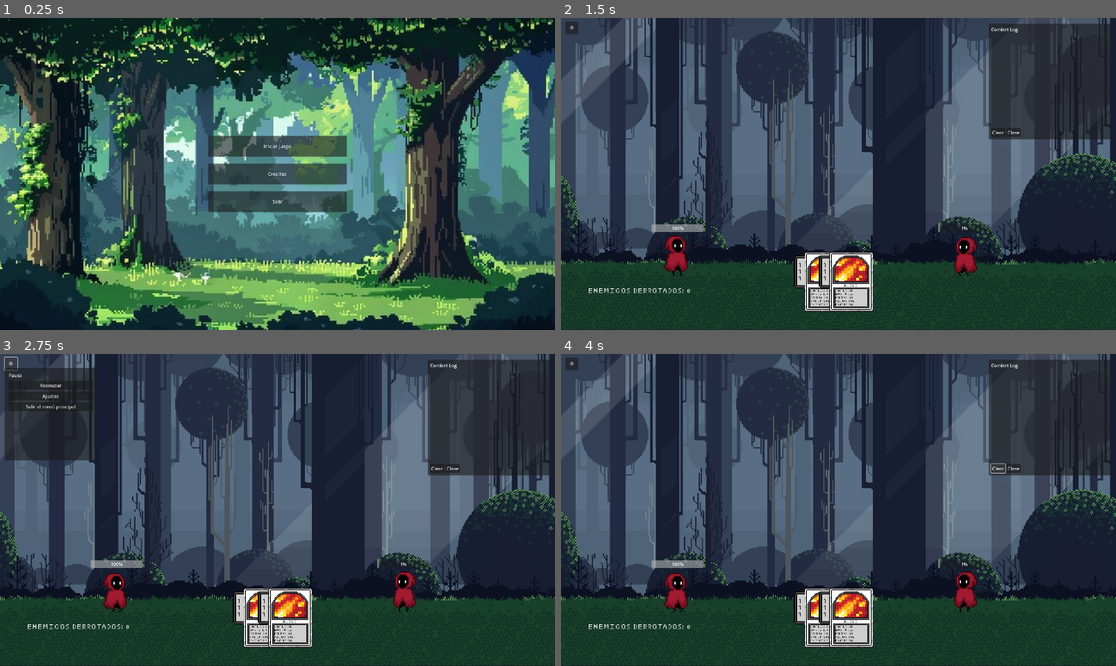
Above: before the commit, frames 1-4 (two rows, left to right).
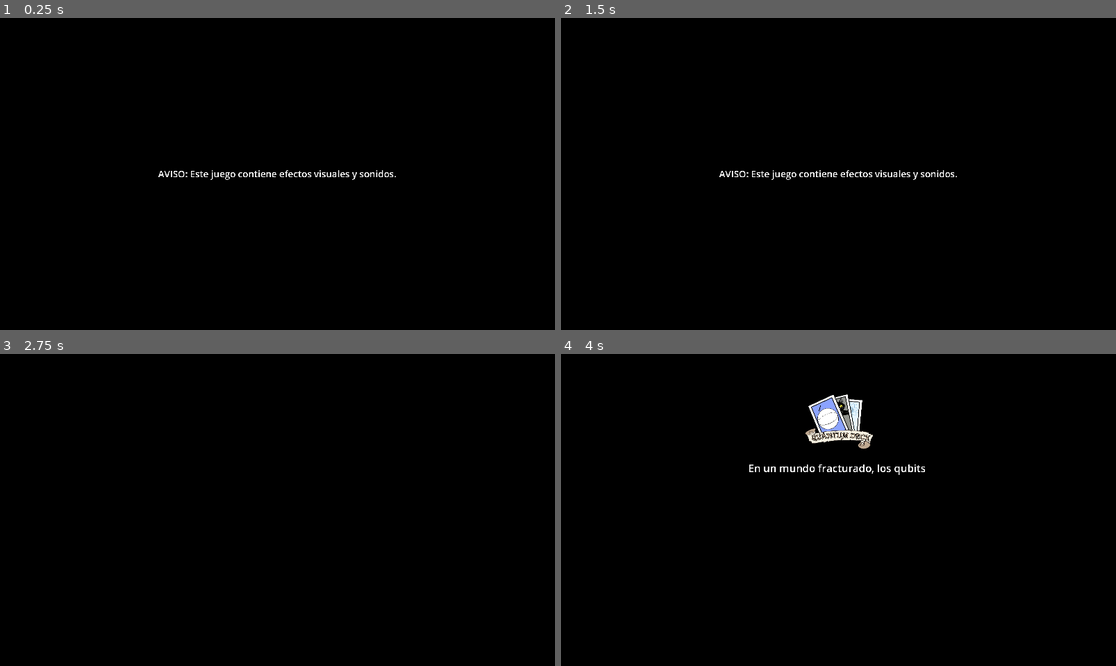
Above: after the commit, the same moments.

Repository: u1751855481-maker/quantumdeck
Game: Godot game, scene res://scenes/boot.tscn
Two runs of this game, one before a commit and one after it. Both use one fixed random seed, a clock stepped at 60 frames per second and the inputs below. Before the commit the project starts from res://scenes/main_menu.tscn.
Inputs (mouse positions are in pixels of both pictures, inside the frame that each line leads up to):
- Up to frame 1 (0.25 s): no input
- Up to frame 2 (1.5 s): click (838, 145) at 0.5 s, where only the run before the commit has a clickable "Iniciar juego"; click (1049, 214) at 1.25 s, where only the run before the commit has a clickable "DRAW CARD"
- Up to frame 3 (2.75 s): click (11, 363) at 2 s, where only the run before the commit has a clickable "⚙"
- Up to frame 4 (4 s): click (610, 385) at 2.75 s, where only the run before the commit has a clickable "Reanudar"; click (999, 469) at 3.5 s, where only the run before the commit has a clickable "Clear"

The runs differ from the first frame. In frame 1, 98% of the frame differs, in the area x 0-100%, y 0-100%; in frame 2, 99%; in frame 3, 99%; in frame 4, 99%.

Commit message:
Implement pause UX, intro/story flow, enemy feedback and menu particles

Diff:
--- a/project.godot
+++ b/project.godot
@@ -11,7 +11,7 @@
 [application]
 
 config/name="card_roguelike"
-run/main_scene="res://scenes/main_menu.tscn"
+run/main_scene="res://scenes/boot.tscn"
 config/features=PackedStringArray("4.5", "Forward Plus")
 config/icon="res://icon.svg"
 run/snap/snap_2d_vertices_to_pixel=false
--- /dev/null
+++ b/scenes/boot.tscn
@@ -0,0 +1,12 @@
+[gd_scene load_steps=2 format=3]
+
+[ext_resource type="Script" path="res://scripts/boot.gd" id="1_boot"]
+
+[node name="Boot" type="Control"]
+layout_mode = 3
+anchors_preset = 15
+anchor_right = 1.0
+anchor_bottom = 1.0
+grow_horizontal = 2
+grow_vertical = 2
+script = ExtResource("1_boot")
--- a/scenes/enemy.tscn
+++ b/scenes/enemy.tscn
@@ -3,6 +3,7 @@
 [ext_resource type="Script" uid="uid://do3c6bajlhiw1" path="res://scripts/enemy.gd" id="1_7p1mj"]
 [ext_resource type="Texture2D" uid="uid://bbccb7o37kngy" path="res://Assets/Fire Effect and Bullet 16x16.png" id="3_4ra3w"]
 [ext_resource type="Texture2D" uid="uid://bcmtmluloty0o" path="res://Assets/AnimationSheet_Character.png" id="3_5uy6h"]
+[ext_resource type="Texture2D" path="res://Assets/qubit.png" id="4_base"]
 
 [sub_resource type="AtlasTexture" id="AtlasTexture_qhqgy"]
 atlas = ExtResource("3_5uy6h")
@@ -240,6 +241,13 @@
 offset_right = 91.0
 offset_bottom = -72.0
 value = 100.0
+
+
+[node name="BASE" type="Sprite2D" parent="."]
+position = Vector2(0, 14)
+scale = Vector2(2.2, 2.2)
+texture = ExtResource("4_base")
+modulate = Color(1, 1, 1, 0.45)
 
 [node name="AnimatedSprite2D" type="AnimatedSprite2D" parent="."]
 scale = Vector2(5, 5)
--- /dev/null
+++ b/scenes/intro_notice.tscn
@@ -0,0 +1,35 @@
+[gd_scene load_steps=2 format=3]
+
+[ext_resource type="Script" path="res://scripts/intro_notice.gd" id="1_intro"]
+
+[node name="IntroNotice" type="Control"]
+layout_mode = 3
+anchors_preset = 15
+anchor_right = 1.0
+anchor_bottom = 1.0
+grow_horizontal = 2
+grow_vertical = 2
+script = ExtResource("1_intro")
+
+[node name="Bg" type="ColorRect" parent="."]
+layout_mode = 1
+anchors_preset = 15
+anchor_right = 1.0
+anchor_bottom = 1.0
+grow_horizontal = 2
+grow_vertical = 2
+color = Color(0, 0, 0, 1)
+
+[node name="CenterContainer" type="CenterContainer" parent="."]
+layout_mode = 1
+anchors_preset = 15
+anchor_right = 1.0
+anchor_bottom = 1.0
+grow_horizontal = 2
+grow_vertical = 2
+
+[node name="NoticeLabel" type="Label" parent="CenterContainer"]
+layout_mode = 2
+theme_override_font_sizes/font_size = 32
+text = "AVISO"
+horizontal_alignment = 1
--- a/scenes/main_menu.tscn
+++ b/scenes/main_menu.tscn
@@ -1,8 +1,9 @@
-[gd_scene load_steps=5 format=3 uid="uid://cbec7n612menu"]
+[gd_scene load_steps=6 format=3 uid="uid://cbec7n612menu"]
 
 [ext_resource type="Script" uid="uid://u6eqcvkytbi0" path="res://scripts/main_menu.gd" id="1_menu"]
 [ext_resource type="Texture2D" uid="uid://2gcjqmqolnac" path="res://Assets/bg.png" id="2_bg"]
 [ext_resource type="AudioStream" uid="uid://dvbv6lxdgam83" path="res://Assets/sfx/click.mp3" id="3_bqqt6"]
+[ext_resource type="Script" path="res://scripts/main_menu_particles.gd" id="4_particles"]
 
 [sub_resource type="CompressedTexture2D" id="CompressedTexture2D_bqqt6"]
 
@@ -47,6 +48,11 @@
 custom_minimum_size = Vector2(480, 72)
 layout_mode = 2
 text = "Créditos"
+
+[node name="HistoryButton" type="Button" parent="MenuCenter/MenuVBox"]
+custom_minimum_size = Vector2(480, 72)
+layout_mode = 2
+text = "HISTORIA"
 
 [node name="ExitButton" type="Button" parent="MenuCenter/MenuVBox"]
 custom_minimum_size = Vector2(480, 72)
@@ -146,6 +152,17 @@
 position = Vector2(382, 295)
 texture = SubResource("CompressedTexture2D_bqqt6")
 
+
+[node name="ParticlesLayer" type="Control" parent="."]
+layout_mode = 1
+anchors_preset = 15
+anchor_right = 1.0
+anchor_bottom = 1.0
+grow_horizontal = 2
+grow_vertical = 2
+mouse_filter = 2
+script = ExtResource("4_particles")
+
 [node name="SFX" type="Node2D" parent="."]
 position = Vector2(720, 408)
 
@@ -156,6 +173,8 @@
 [connection signal="pressed" from="MenuCenter/MenuVBox/StartButton" to="." method="_on_start_button_pressed"]
 [connection signal="mouse_entered" from="MenuCenter/MenuVBox/CreditsButton" to="." method="_on_credits_button_mouse_entered"]
 [connection signal="pressed" from="MenuCenter/MenuVBox/CreditsButton" to="." method="_on_credits_button_pressed"]
+[connection signal="mouse_entered" from="MenuCenter/MenuVBox/HistoryButton" to="." method="_on_history_button_mouse_entered"]
+[connection signal="pressed" from="MenuCenter/MenuVBox/HistoryButton" to="." method="_on_history_button_pressed"]
 [connection signal="mouse_entered" from="MenuCenter/MenuVBox/ExitButton" to="." method="_on_exit_button_mouse_entered"]
 [connection signal="pressed" from="MenuCenter/MenuVBox/ExitButton" to="." method="_on_exit_button_pressed"]
 [connection signal="mouse_entered" from="CreditsPanel/MarginContainer/CreditsVBox/BackButton" to="." method="_on_back_button_mouse_entered"]
--- a/scenes/pause_menu.tscn
+++ b/scenes/pause_menu.tscn
@@ -17,6 +17,7 @@
 offset_top = 12.0
 offset_right = 60.0
 offset_bottom = 56.0
+z_index = 20
 text = "⚙"
 
 [node name="PausePanel" type="PanelContainer" parent="."]
@@ -24,6 +25,26 @@
 offset_top = -360.0
 offset_right = 336.0
 offset_bottom = -40.0
+z_index = 5
+
+
+[node name="PausedLabel" type="Label" parent="."]
+visible = false
+z_index = 12
+layout_mode = 1
+anchors_preset = 8
+anchor_left = 0.5
+anchor_top = 0.5
+anchor_right = 0.5
+anchor_bottom = 0.5
+offset_left = -220.0
+offset_top = -40.0
+offset_right = 220.0
+offset_bottom = 40.0
+theme_override_font_sizes/font_size = 64
+text = "PAUSADO"
+horizontal_alignment = 1
+vertical_alignment = 1
 
 [node name="Margin" type="MarginContainer" parent="PausePanel"]
 layout_mode = 2
--- /dev/null
+++ b/scenes/story_page_1.tscn
@@ -0,0 +1,44 @@
+[gd_scene load_steps=3 format=3]
+
+[ext_resource type="Script" path="res://scripts/story_page.gd" id="1_page"]
+[ext_resource type="Texture2D" path="res://Assets/quantumlogo.png" id="2_img"]
+
+[node name="StoryPage1" type="Control"]
+layout_mode = 3
+anchors_preset = 15
+anchor_right = 1.0
+anchor_bottom = 1.0
+grow_horizontal = 2
+grow_vertical = 2
+script = ExtResource("1_page")
+StoryText = "En un mundo fracturado, los qubits se volvieron inestables."
+
+[node name="MarginContainer" type="MarginContainer" parent="."]
+layout_mode = 1
+anchors_preset = 15
+anchor_right = 1.0
+anchor_bottom = 1.0
+grow_horizontal = 2
+grow_vertical = 2
+theme_override_constants/margin_left = 180
+theme_override_constants/margin_top = 120
+theme_override_constants/margin_right = 180
+theme_override_constants/margin_bottom = 120
+
+[node name="VBox" type="VBoxContainer" parent="MarginContainer"]
+layout_mode = 2
+theme_override_constants/separation = 30
+
+[node name="Image" type="TextureRect" parent="MarginContainer/VBox"]
+custom_minimum_size = Vector2(420, 220)
+layout_mode = 2
+size_flags_horizontal = 4
+texture = ExtResource("2_img")
+expand_mode = 1
+stretch_mode = 5
+
+[node name="TextLabel" type="Label" parent="MarginContainer/VBox"]
+layout_mode = 2
+theme_override_font_sizes/font_size = 36
+autowrap_mode = 2
+horizontal_alignment = 1
--- /dev/null
+++ b/scenes/story_page_2.tscn
@@ -0,0 +1,44 @@
+[gd_scene load_steps=3 format=3]
+
+[ext_resource type="Script" path="res://scripts/story_page.gd" id="1_page"]
+[ext_resource type="Texture2D" path="res://Assets/qubit.png" id="2_img"]
+
+[node name="StoryPage2" type="Control"]
+layout_mode = 3
+anchors_preset = 15
+anchor_right = 1.0
+anchor_bottom = 1.0
+grow_horizontal = 2
+grow_vertical = 2
+script = ExtResource("1_page")
+StoryText = "Tu misión: restaurar el equilibrio usando estrategias clásicas y cuánticas."
+
+[node name="MarginContainer" type="MarginContainer" parent="."]
+layout_mode = 1
+anchors_preset = 15
+anchor_right = 1.0
+anchor_bottom = 1.0
+grow_horizontal = 2
+grow_vertical = 2
+theme_override_constants/margin_left = 180
+theme_override_constants/margin_top = 120
+theme_override_constants/margin_right = 180
+theme_override_constants/margin_bottom = 120
+
+[node name="VBox" type="VBoxContainer" parent="MarginContainer"]
+layout_mode = 2
+theme_override_constants/separation = 30
+
+[node name="Image" type="TextureRect" parent="MarginContainer/VBox"]
+custom_minimum_size = Vector2(420, 220)
+layout_mode = 2
+size_flags_horizontal = 4
+texture = ExtResource("2_img")
+expand_mode = 1
+stretch_mode = 5
+
+[node name="TextLabel" type="Label" parent="MarginContainer/VBox"]
+layout_mode = 2
+theme_override_font_sizes/font_size = 36
+autowrap_mode = 2
+horizontal_alignment = 1
--- /dev/null
+++ b/scenes/story_page_3.tscn
@@ -0,0 +1,44 @@
+[gd_scene load_steps=3 format=3]
+
+[ext_resource type="Script" path="res://scripts/story_page.gd" id="1_page"]
+[ext_resource type="Texture2D" path="res://Assets/Layer5.png" id="2_img"]
+
+[node name="StoryPage3" type="Control"]
+layout_mode = 3
+anchors_preset = 15
+anchor_right = 1.0
+anchor_bottom = 1.0
+grow_horizontal = 2
+grow_vertical = 2
+script = ExtResource("1_page")
+StoryText = "Cada enemigo caído revela nuevos patrones ocultos en el campo de batalla."
+
+[node name="MarginContainer" type="MarginContainer" parent="."]
+layout_mode = 1
+anchors_preset = 15
+anchor_right = 1.0
+anchor_bottom = 1.0
+grow_horizontal = 2
+grow_vertical = 2
+theme_override_constants/margin_left = 180
+theme_override_constants/margin_top = 120
+theme_override_constants/margin_right = 180
+theme_override_constants/margin_bottom = 120
+
+[node name="VBox" type="VBoxContainer" parent="MarginContainer"]
+layout_mode = 2
+theme_override_constants/separation = 30
+
+[node name="Image" type="TextureRect" parent="MarginContainer/VBox"]
+custom_minimum_size = Vector2(420, 220)
+layout_mode = 2
+size_flags_horizontal = 4
+texture = ExtResource("2_img")
+expand_mode = 1
+stretch_mode = 5
+
+[node name="TextLabel" type="Label" parent="MarginContainer/VBox"]
+layout_mode = 2
+theme_override_font_sizes/font_size = 36
+autowrap_mode = 2
+horizontal_alignment = 1
--- /dev/null
+++ b/scenes/story_page_4.tscn
@@ -0,0 +1,44 @@
+[gd_scene load_steps=3 format=3]
+
+[ext_resource type="Script" path="res://scripts/story_page.gd" id="1_page"]
+[ext_resource type="Texture2D" path="res://Assets/Layer3.png" id="2_img"]
+
+[node name="StoryPage4" type="Control"]
+layout_mode = 3
+anchors_preset = 15
+anchor_right = 1.0
+anchor_bottom = 1.0
+grow_horizontal = 2
+grow_vertical = 2
+script = ExtResource("1_page")
+StoryText = "Ahora comienza tu travesía: domina el mazo y salva la red cuántica."
+
+[node name="MarginContainer" type="MarginContainer" parent="."]
+layout_mode = 1
+anchors_preset = 15
+anchor_right = 1.0
+anchor_bottom = 1.0
+grow_horizontal = 2
+grow_vertical = 2
+theme_override_constants/margin_left = 180
+theme_override_constants/margin_top = 120
+theme_override_constants/margin_right = 180
+theme_override_constants/margin_bottom = 120
+
+[node name="VBox" type="VBoxContainer" parent="MarginContainer"]
+layout_mode = 2
+theme_override_constants/separation = 30
+
+[node name="Image" type="TextureRect" parent="MarginContainer/VBox"]
+custom_minimum_size = Vector2(420, 220)
+layout_mode = 2
+size_flags_horizontal = 4
+texture = ExtResource("2_img")
+expand_mode = 1
+stretch_mode = 5
+
+[node name="TextLabel" type="Label" parent="MarginContainer/VBox"]
+layout_mode = 2
+theme_override_font_sizes/font_size = 36
+autowrap_mode = 2
+horizontal_alignment = 1
--- /dev/null
+++ b/scenes/story_sequence.tscn
@@ -0,0 +1,39 @@
+[gd_scene load_steps=2 format=3]
+
+[ext_resource type="Script" path="res://scripts/story_sequence.gd" id="1_storyseq"]
+
+[node name="StorySequence" type="Control"]
+layout_mode = 3
+anchors_preset = 15
+anchor_right = 1.0
+anchor_bottom = 1.0
+grow_horizontal = 2
+grow_vertical = 2
+script = ExtResource("1_storyseq")
+
+[node name="Bg" type="ColorRect" parent="."]
+layout_mode = 1
+anchors_preset = 15
+anchor_right = 1.0
+anchor_bottom = 1.0
+grow_horizontal = 2
+grow_vertical = 2
+color = Color(0, 0, 0, 1)
+
+[node name="Content" type="Control" parent="."]
+layout_mode = 1
+anchors_preset = 15
+anchor_right = 1.0
+anchor_bottom = 1.0
+grow_horizontal = 2
+grow_vertical = 2
+
+[node name="FadeRect" type="ColorRect" parent="."]
+layout_mode = 1
+anchors_preset = 15
+anchor_right = 1.0
+anchor_bottom = 1.0
+grow_horizontal = 2
+grow_vertical = 2
+mouse_filter = 2
+color = Color(0, 0, 0, 1)
--- a/scenes/ui/combat_log_panel.tscn
+++ b/scenes/ui/combat_log_panel.tscn
@@ -6,9 +6,9 @@
 layout_mode = 1
 anchors_preset = 0
 offset_left = 1480.0
-offset_top = 20.0
+offset_top = 560.0
 offset_right = 1900.0
-offset_bottom = 420.0
+offset_bottom = 1040.0
 script = ExtResource("1_1")
 
 [node name="Panel" type="Panel" parent="."]
@@ -36,17 +36,19 @@
 
 [node name="Title" type="Label" parent="Panel/Margin/VBox"]
 layout_mode = 2
+theme_override_font_sizes/font_size = 24
 text = "Combat Log"
 
 [node name="Scroll" type="ScrollContainer" parent="Panel/Margin/VBox"]
-custom_minimum_size = Vector2(0, 300)
+custom_minimum_size = Vector2(0, 320)
 layout_mode = 2
 size_flags_vertical = 3
 
 [node name="Output" type="RichTextLabel" parent="Panel/Margin/VBox/Scroll"]
 layout_mode = 2
 bbcode_enabled = false
-fit_content = true
+fit_content = false
+theme_override_font_sizes/normal_font_size = 22
 
 [node name="Buttons" type="HBoxContainer" parent="Panel/Margin/VBox"]
 layout_mode = 2
--- /dev/null
+++ b/scripts/boot.gd
@@ -0,0 +1,5 @@
+extends Control
+
+func _ready() -> void:
+	await get_tree().process_frame
+	get_tree().change_scene_to_file("res://scenes/intro_notice.tscn")
--- a/scripts/enemy.gd
+++ b/scripts/enemy.gd
@@ -7,25 +7,41 @@
 @export var level = 1
 @export var MaxHealth:int = 100
 @export var Health:int = 1
+@export var BaseRotationSpeed: float = 1.8
 
-# Called when the node enters the scene tree for the first time.
+var IsDying: bool = false
+
 func _ready() -> void:
+	$AnimatedSprite2D.modulate.a = 1.0
+	$Healthbar.modulate.a = 1.0
+	if(has_node("BASE")):
+		$BASE.modulate.a = 1.0
 	$AnimatedSprite2D.play("idle")
-	pass # Replace with function body.
 
 func play_attack_anim():
+	play_attack_shake()
 	$AnimatedSprite2D.play("attack")
 
+func play_attack_shake() -> void:
+	var start_pos := position
+	var tween := create_tween()
+	tween.tween_property(self, "position", start_pos + Vector2(-20, 0), 0.06)
+	tween.tween_property(self, "position", start_pos, 0.08)
+
 func damage(dmg:int):
+	if(IsDying):
+		return
 	Health = Health - dmg
-	if(Health<0):
+	if(Health <= 0):
+		Health = 0
 		$AnimatedSprite2D.play("ded")
 	else:
 		$AnimatedSprite2D.play("hurt")
-# Called every frame. 'delta' is the elapsed time since the previous frame.
+
 func _process(delta: float) -> void:
 	$Healthbar.value = Health
-	pass
+	if(has_node("BASE")):
+		$BASE.rotation += BaseRotationSpeed * delta
 
 func get_random_attack():
 	return Attacks.pick_random() * level
@@ -35,6 +51,8 @@
 	$Particles.play("fire")
 
 func play_ded_anim():
+	if(IsDying):
+		return
 	$AnimatedSprite2D.play("ded")
 
 func _on_particles_animation_finished() -> void:
@@ -42,6 +60,10 @@
 
 func _on_animated_sprite_2d_animation_finished():
 	if($AnimatedSprite2D.animation == "ded"):
+		if(IsDying):
+			return
+		IsDying = true
+		await play_death_feedback()
 		$AnimatedSprite2D.pause()
 		Defeated.emit()
 	if($AnimatedSprite2D.animation == "hurt"):
@@ -49,7 +71,21 @@
 	if($AnimatedSprite2D.animation == "attack"):
 		enemy_attacked.emit()
 		$AnimatedSprite2D.play("idle")
-	pass # Replace with function body.
+
+func play_death_feedback() -> void:
+	var start_pos := position
+	var shake := create_tween()
+	shake.tween_property(self, "position", start_pos + Vector2(-16, 0), 0.05)
+	shake.tween_property(self, "position", start_pos + Vector2(16, 0), 0.05)
+	shake.tween_property(self, "position", start_pos + Vector2(-10, 0), 0.04)
+	shake.tween_property(self, "position", start_pos, 0.05)
+	await shake.finished
+	var fade := create_tween()
+	fade.parallel().tween_property($AnimatedSprite2D, "modulate:a", 0.0, 0.3)
+	fade.parallel().tween_property($Healthbar, "modulate:a", 0.0, 0.3)
+	if(has_node("BASE")):
+		fade.parallel().tween_property($BASE, "modulate:a", 0.0, 0.3)
+	await fade.finished
 
 func set_level(lvl:int):
 	level = lvl
--- /dev/null
+++ b/scripts/intro_notice.gd
@@ -0,0 +1,10 @@
+extends Control
+
+@export var NoticeText: String = "AVISO: Este juego contiene efectos visuales y sonidos."
+@export var NoticeDuration: float = 2.5
+@onready var NoticeLabel: Label = $CenterContainer/NoticeLabel
+
+func _ready() -> void:
+	NoticeLabel.text = NoticeText
+	await get_tree().create_timer(NoticeDuration).timeout
+	get_tree().change_scene_to_file("res://scenes/story_sequence.tscn")
--- a/scripts/main_menu.gd
+++ b/scripts/main_menu.gd
@@ -29,6 +29,9 @@
 func _on_credits_button_pressed() -> void:
 	CreditsPanel.visible = true
 
+func _on_history_button_pressed() -> void:
+	get_tree().change_scene_to_file("res://scenes/story_sequence.tscn")
+
 func _on_exit_button_pressed() -> void:
 	get_tree().quit()
 
@@ -52,3 +55,7 @@
 func _on_back_button_mouse_entered() -> void:
 	$SFX/Hover.play()
 	pass # Replace with function body.
+
+
+func _on_history_button_mouse_entered() -> void:
+	$SFX/Hover.play()
--- /dev/null
+++ b/scripts/main_menu_particles.gd
@@ -0,0 +1,49 @@
+extends Control
+
+@export var SpawnInterval: float = 0.2
+@export var ParticleLifetime: float = 3.0
+@export var MaxParticles: int = 45
+
+var ParticleTextures: Array[Texture2D] = [
+	preload("res://Assets/qubit.png"),
+	preload("res://Assets/slot.png"),
+	preload("res://Assets/H.png")
+]
+
+var Running: bool = true
+
+func _ready() -> void:
+	mouse_filter = Control.MOUSE_FILTER_IGNORE
+	call_deferred("spawn_loop")
+
+func spawn_loop() -> void:
+	while(Running):
+		if(get_child_count() < MaxParticles):
+			spawn_particle()
+		await get_tree().create_timer(SpawnInterval).timeout
+
+func spawn_particle() -> void:
+	if(ParticleTextures.is_empty()):
+		return
+	var p := TextureRect.new()
+	p.texture = ParticleTextures[randi_range(0, ParticleTextures.size() - 1)]
+	p.mouse_filter = Control.MOUSE_FILTER_IGNORE
+	p.expand_mode = TextureRect.EXPAND_IGNORE_SIZE
+	p.stretch_mode = TextureRect.STRETCH_KEEP_ASPECT_CENTERED
+	var particle_size := randf_range(20.0, 64.0)
+	p.custom_minimum_size = Vector2(particle_size, particle_size)
+	var viewport_size := get_viewport_rect().size
+	p.position = Vector2(randf_range(0.0, max(0.0, viewport_size.x - particle_size)), randf_range(0.0, max(0.0, viewport_size.y - particle_size)))
+	p.modulate = Color(1, 1, 1, randf_range(0.45, 0.9))
+	add_child(p)
+	var target := p.position + Vector2(randf_range(-80, 80), randf_range(-120, 120))
+	var tween := create_tween()
+	tween.parallel().tween_property(p, "position", target, ParticleLifetime)
+	tween.parallel().tween_property(p, "modulate:a", 0.0, ParticleLifetime)
+	tween.finished.connect(func():
+		if(is_instance_valid(p)):
+			p.queue_free()
+	)
+
+func _exit_tree() -> void:
+	Running = false
--- a/scripts/pause_menu.gd
+++ b/scripts/pause_menu.gd
@@ -14,6 +14,7 @@
 @onready var ConfirmView: VBoxContainer = $PausePanel/Margin/Root/ConfirmView
 @onready var VolumeLabel: Label = $PausePanel/Margin/Root/SettingsView/VolumeLabel
 @onready var VolumeSlider: HSlider = $PausePanel/Margin/Root/SettingsView/VolumeSlider
+@onready var PausedLabel: Label = $PausedLabel
 
 const PANEL_HIDDEN_Y: float = -360.0
 const PANEL_VISIBLE_Y: float = 48.0
@@ -27,6 +28,7 @@
 	PausePanel.process_mode = Node.PROCESS_MODE_ALWAYS
 	PausePanel.position.y = PANEL_HIDDEN_Y
 	VolumeSlider.value = AudioSettings.master_volume_percent
+	PausedLabel.visible = false
 	update_volume_label()
 
 func _unhandled_input(event: InputEvent) -> void:
@@ -47,6 +49,7 @@
 	GameState.set_state(GameState.State.PAUSED)
 	show_view("main")
 	animate_panel(PANEL_VISIBLE_Y)
+	PausedLabel.visible = true
 	pause_opened.emit()
 
 func close_pause() -> void:
@@ -58,6 +61,7 @@
 		GameState.set_state(GameState.State.PLAYING)
 	show_view("main")
 	animate_panel(PANEL_HIDDEN_Y)
+	PausedLabel.visible = false
 	pause_closed.emit()
 
 func set_pause_enabled(enabled: bool) -> void:
--- /dev/null
+++ b/scripts/story_page.gd
@@ -0,0 +1,21 @@
+extends Control
+
+signal page_finished
+
+@export var StoryText: String = ""
+@export var TypingSpeed: float = 0.03
+@export var HoldDuration: float = 4.0
+
+@onready var TextLabel: Label = $MarginContainer/VBox/TextLabel
+
+func _ready() -> void:
+	TextLabel.text = ""
+	await type_text()
+	await get_tree().create_timer(HoldDuration).timeout
+	page_finished.emit()
+
+func type_text() -> void:
+	for i in StoryText.length():
+		TextLabel.text += StoryText.substr(i, 1)
+		# $TypeSfx.play() # Sonido por letra (pendiente de asset/mezcla final)
+		await get_tree().create_timer(TypingSpeed).timeout
--- /dev/null
+++ b/scripts/story_sequence.gd
@@ -0,0 +1,29 @@
+extends Control
+
+@onready var Content: Control = $Content
+@onready var FadeRect: ColorRect = $FadeRect
+
+var StoryPages: Array[PackedScene] = [
+	preload("res://scenes/story_page_1.tscn"),
+	preload("res://scenes/story_page_2.tscn"),
+	preload("res://scenes/story_page_3.tscn"),
+	preload("res://scenes/story_page_4.tscn")
+]
+
+func _ready() -> void:
+	FadeRect.color.a = 1.0
+	await fade_to(0.0)
+	for page_scene in StoryPages:
+		var page := page_scene.instantiate()
+		Content.add_child(page)
+		await page.page_finished
+		await fade_to(1.0)
+		page.queue_free()
+		await get_tree().process_frame
+		await fade_to(0.0)
+	get_tree().change_scene_to_file("res://scenes/main_menu.tscn")
+
+func fade_to(alpha: float) -> void:
+	var tween := create_tween()
+	tween.tween_property(FadeRect, "color:a", alpha, 0.35)
+	await tween.finished
